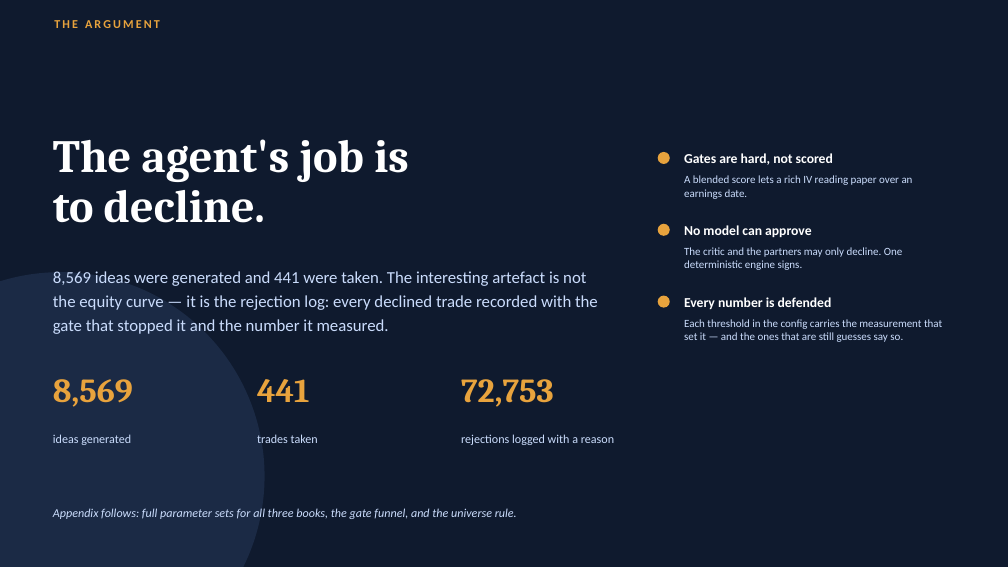
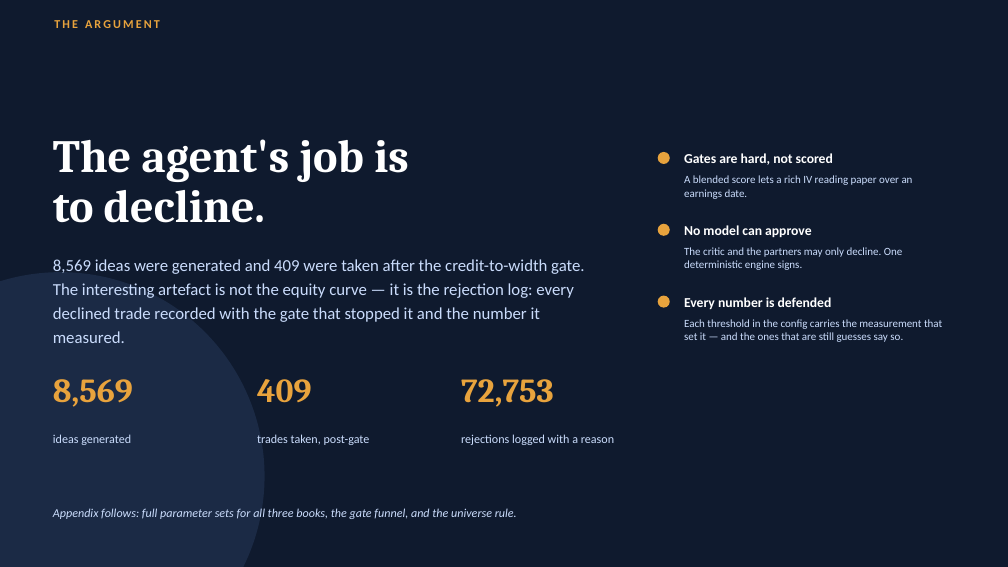
Before and after one commit to hivan04/alpaca-hackathon, a slide deck: slide 15 of docs/options-agent-strategy.pptx. Drawn at 1008x567 pixels with LibreOffice and Linux fonts; fonts in the diff are those of the drawing. Boxes give left, top, right and bottom in pixels: in the first picture for what was removed or moved away, otherwise in the second. Text is boxed around its words. In the diff, an @@ line names an element or a change of style, - is before the commit and + after.

```diff
--- a/docs/options-agent-strategy.pptx
+++ b/docs/options-agent-strategy.pptx
@@ text at (53,259,584,343): text changed @@
-8,569 ideas were generated and 441 were taken. The interesting artefact is not the equity curve — it is the rejection log: every declined trade recorded with the gate that stopped it and the number it measured.
+8,569 ideas were generated and 409 were taken after the credit-to-width gate. The interesting artefact is not the equity curve — it is the rejection log: every declined trade recorded with the gate that stopped it and the number it measured.
@@ text at (257,379,311,403): text changed @@
-441
+409
@@ text at (257,434,370,445): text changed @@
-trades taken
+trades taken, post-gate
```
Also in this commit, not shown: 5 other slides changed, 26 other files.
